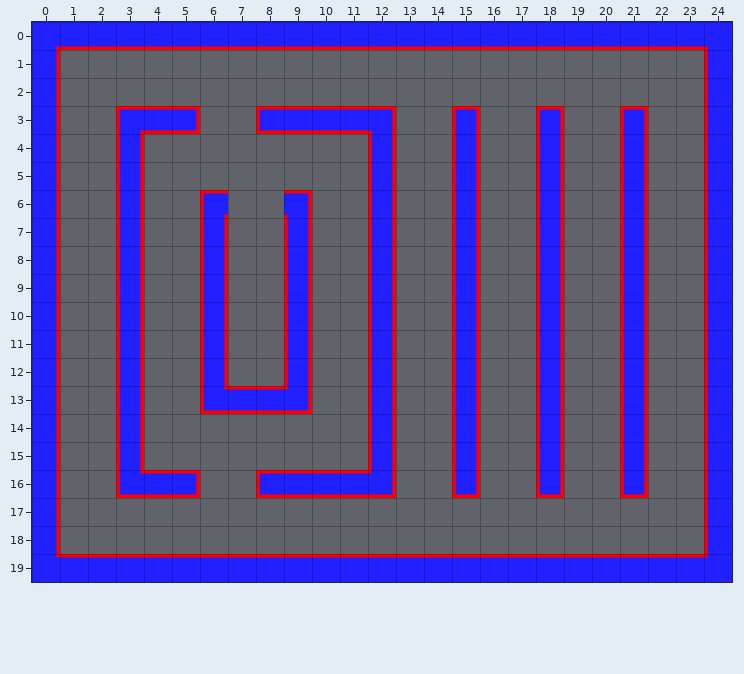
One commit to this Tiled map (JSON): assets/tilemaps/level1.json. The first picture shows the starting point.
Cells are 32x32 px. Shown: x 0..24, y 0..19.
Now the later version:
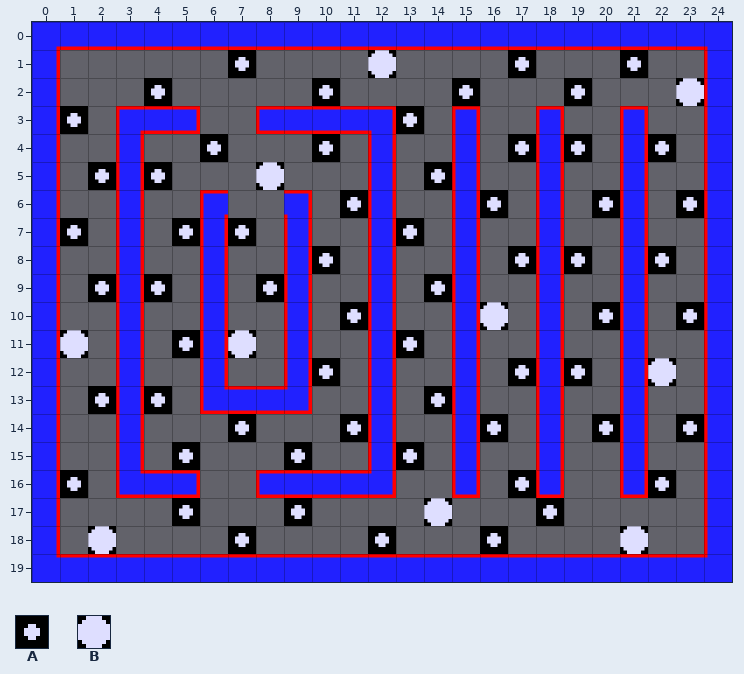
Key: from "puntos": A 1, B 2.
_ is an empty cell.
Tiles of an added or newly shown layer are drawn over the layers below it.
Diff:
Layer "puntos" (added):
y 1: x 7 _ -> A; x 17 _ -> A; x 21 _ -> A
y 2: x 4 _ -> A; x 10 _ -> A; x 15 _ -> A; x 19 _ -> A
y 3: x 1 _ -> A; x 13 _ -> A
y 4: x 6 _ -> A; x 10 _ -> A; x 17 _ -> A; x 19 _ -> A; x 22 _ -> A
y 5: x 2 _ -> A; x 4 _ -> A; x 14 _ -> A
y 6: x 11 _ -> A; x 16 _ -> A; x 20 _ -> A; x 23 _ -> A
y 7: x 1 _ -> A; x 5 _ -> A; x 7 _ -> A; x 13 _ -> A
y 8: x 10 _ -> A; x 17 _ -> A; x 19 _ -> A; x 22 _ -> A
y 9: x 2 _ -> A; x 4 _ -> A; x 8 _ -> A; x 14 _ -> A
y 10: x 11 _ -> A; x 20 _ -> A; x 23 _ -> A
y 11: x 5 _ -> A; x 13 _ -> A
y 12: x 10 _ -> A; x 17 _ -> A; x 19 _ -> A
y 13: x 2 _ -> A; x 4 _ -> A; x 14 _ -> A
y 14: x 7 _ -> A; x 11 _ -> A; x 16 _ -> A; x 20 _ -> A; x 23 _ -> A
y 15: x 5 _ -> A; x 9 _ -> A; x 13 _ -> A
y 16: x 1 _ -> A; x 17 _ -> A; x 22 _ -> A
y 17: x 5 _ -> A; x 9 _ -> A; x 18 _ -> A
y 18: x 7 _ -> A; x 12 _ -> A; x 16 _ -> A
Layer "puntos2" (added):
y 1: x 12 _ -> B
y 2: x 23 _ -> B
y 5: x 8 _ -> B
y 10: x 16 _ -> B
y 11: x 1 _ -> B; x 7 _ -> B
y 12: x 22 _ -> B
y 17: x 14 _ -> B
y 18: x 2 _ -> B; x 21 _ -> B
Changed places in both pictures, as pixel boxes (x1, y1, x2, y2):
added: (60, 50, 704, 554)
